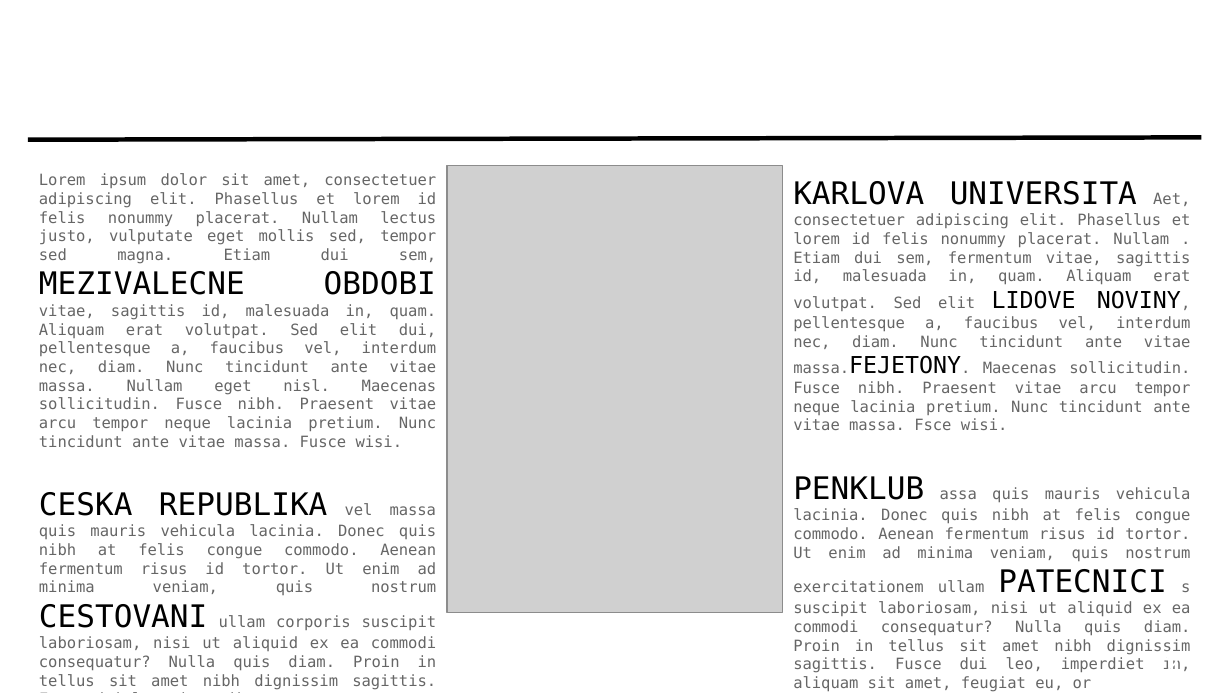
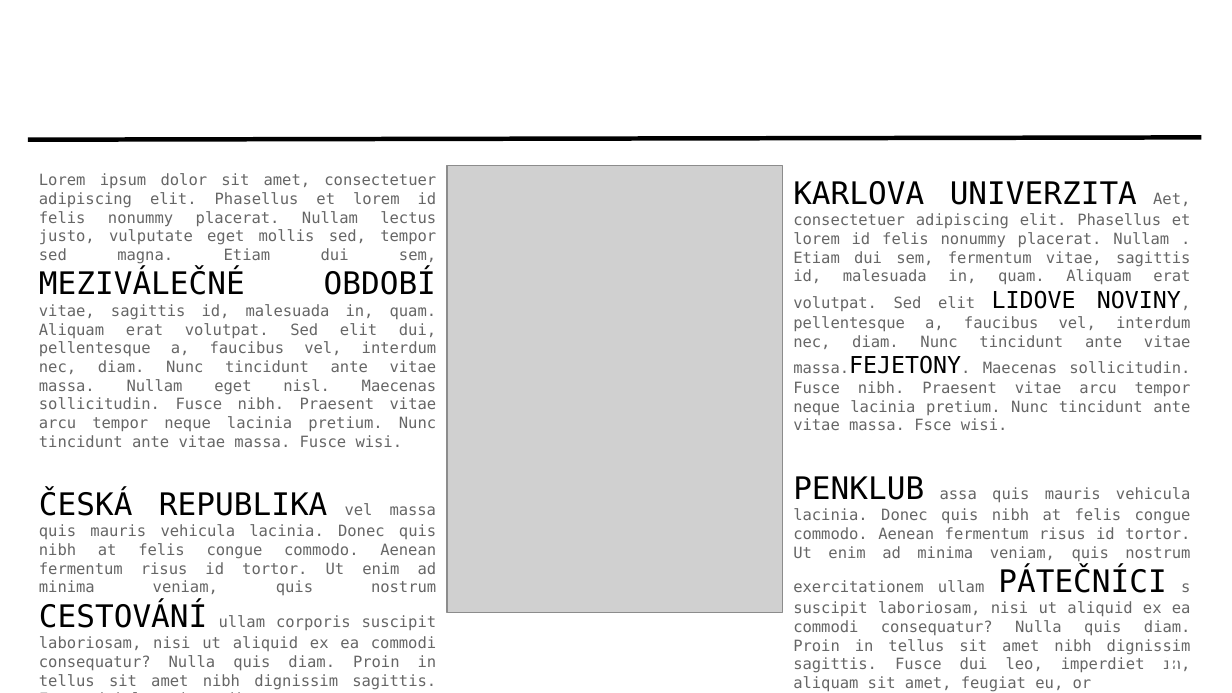
Before and after one commit to Domysli-si/Capek, a slide deck: slide 2 of Documents/Prezentace.odp. Drawn at 1232x693 pixels with LibreOffice and Linux fonts; fonts in the diff are those of the drawing; grey boxes stand for pictures; background and template pictures are left out. Boxes give left, top, right and bottom in pixels: in the first picture for what was removed or moved away, otherwise in the second. Text is boxed around its words. In the diff, an @@ line names an element or a change of style, - is before the commit and + after.

```diff
--- a/Documents/Prezentace.odp
+++ b/Documents/Prezentace.odp
@@ text at <box>39,173,437,690</box>: text changed @@
-Lorem ipsum dolor sit amet, consectetuer adipiscing elit. Phasellus et lorem id felis nonummy placerat. Nullam lectus justo, vulputate eget mollis sed, tempor sed magna. Etiam dui sem, MEZIVALECNE OBDOBI vitae, sagittis id, malesuada in, quam. Aliquam erat volutpat. Sed elit dui, pellentesque a, faucibus vel, interdum nec, diam. Nunc tincidunt ante vitae massa. Nullam eget nisl. Maecenas sollicitudin. Fusce nibh. Praesent vitae arcu tempor neque lacinia pretium. Nunc tincidunt ante vitae massa. Fusce wisi.
-CESKA REPUBLIKA vel massa quis mauris vehicula lacinia. Donec quis nibh at felis congue commodo. Aenean fermentum risus id tortor. Ut enim ad minima veniam, quis nostrum CESTOVANI ullam corporis suscipit laboriosam, nisi ut aliquid ex ea commodi consequatur? Nulla quis diam. Proin in tellus sit amet nibh dignissim sagittis. Fusce dui leo, imperdiet
+Lorem ipsum dolor sit amet, consectetuer adipiscing elit. Phasellus et lorem id felis nonummy placerat. Nullam lectus justo, vulputate eget mollis sed, tempor sed magna. Etiam dui sem, MEZIVÁLEČNÉ OBDOBÍ vitae, sagittis id, malesuada in, quam. Aliquam erat volutpat. Sed elit dui, pellentesque a, faucibus vel, interdum nec, diam. Nunc tincidunt ante vitae massa. Nullam eget nisl. Maecenas sollicitudin. Fusce nibh. Praesent vitae arcu tempor neque lacinia pretium. Nunc tincidunt ante vitae massa. Fusce wisi.
+ČESKÁ REPUBLIKA vel massa quis mauris vehicula lacinia. Donec quis nibh at felis congue commodo. Aenean fermentum risus id tortor. Ut enim ad minima veniam, quis nostrum CESTOVÁNÍ ullam corporis suscipit laboriosam, nisi ut aliquid ex ea commodi consequatur? Nulla quis diam. Proin in tellus sit amet nibh dignissim sagittis. Fusce dui leo, imperdiet
@@ text at <box>793,181,1191,673</box>: text changed @@
-KARLOVA UNIVERSITA Aet, consectetuer adipiscing elit. Phasellus et lorem id felis nonummy placerat. Nullam . Etiam dui sem, fermentum vitae, sagittis id, malesuada in, quam. Aliquam erat volutpat. Sed elit LIDOVE NOVINY, pellentesque a, faucibus vel, interdum nec, diam. Nunc tincidunt ante vitae massa.FEJETONY. Maecenas sollicitudin. Fusce nibh. Praesent vitae arcu tempor neque lacinia pretium. Nunc tincidunt ante vitae massa. Fsce wisi.
-PENKLUB assa quis mauris vehicula lacinia. Donec quis nibh at felis congue commodo. Aenean fermentum risus id tortor. Ut enim ad minima veniam, quis nostrum exercitationem ullam PATECNICI s suscipit laboriosam, nisi ut aliquid ex ea commodi consequatur? Nulla quis diam. Proin in tellus sit amet nibh dignissim sagittis. Fusce dui leo, imperdiet in, aliquam sit amet, feugiat eu, or
+KARLOVA UNIVERZITA Aet, consectetuer adipiscing elit. Phasellus et lorem id felis nonummy placerat. Nullam . Etiam dui sem, fermentum vitae, sagittis id, malesuada in, quam. Aliquam erat volutpat. Sed elit LIDOVE NOVINY, pellentesque a, faucibus vel, interdum nec, diam. Nunc tincidunt ante vitae massa.FEJETONY. Maecenas sollicitudin. Fusce nibh. Praesent vitae arcu tempor neque lacinia pretium. Nunc tincidunt ante vitae massa. Fsce wisi.
+PENKLUB assa quis mauris vehicula lacinia. Donec quis nibh at felis congue commodo. Aenean fermentum risus id tortor. Ut enim ad minima veniam, quis nostrum exercitationem ullam PÁTEČNÍCI s suscipit laboriosam, nisi ut aliquid ex ea commodi consequatur? Nulla quis diam. Proin in tellus sit amet nibh dignissim sagittis. Fusce dui leo, imperdiet in, aliquam sit amet, feugiat eu, or
```
Also in this commit, not shown: 7 other slides changed.
